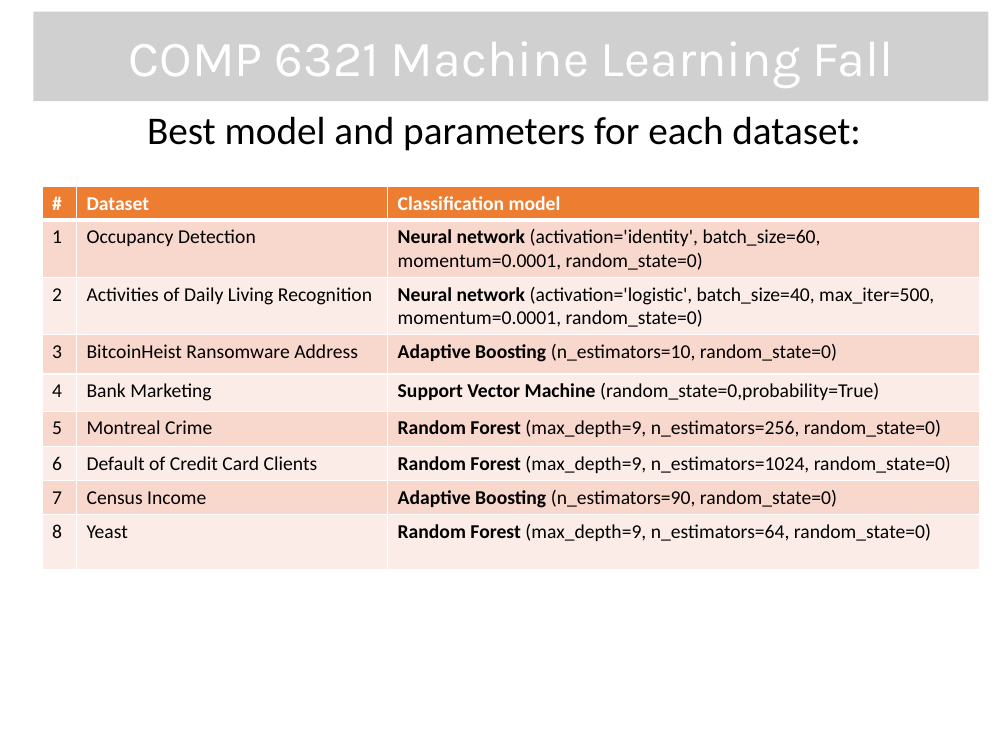
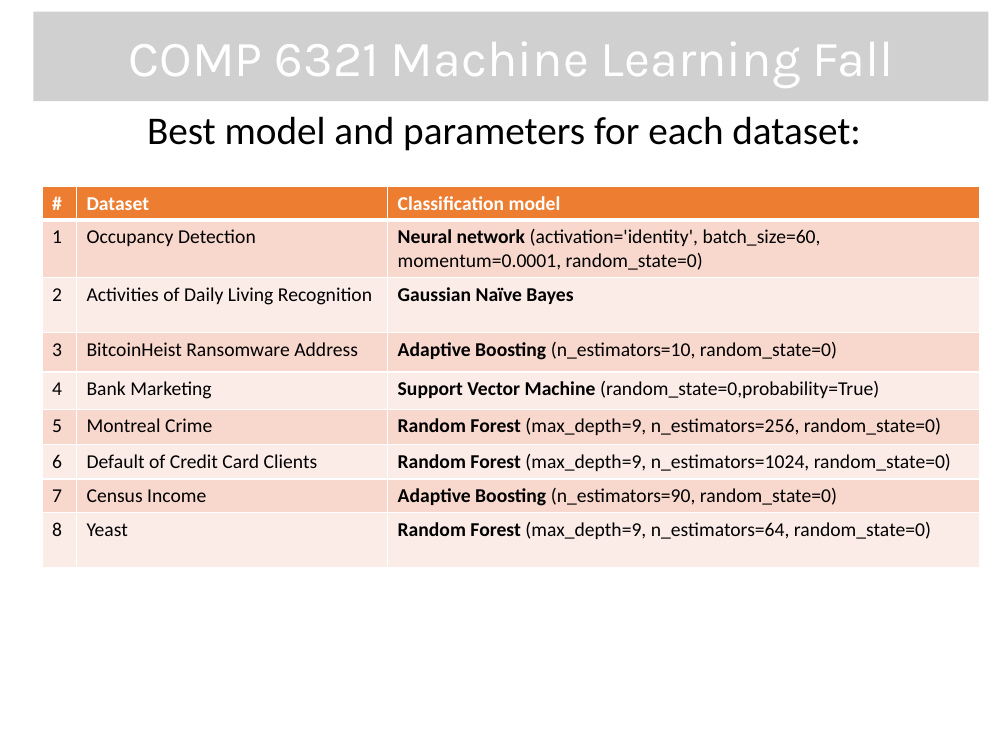
Before and after one commit to mdherdi/MachineLearning_ModelComparison, a slide deck: slide 7 of proposal/project.pptx. Drawn at 1008x756 pixels with LibreOffice and Linux fonts; fonts in the diff are those of the drawing; grey boxes stand for pictures; background and template pictures are left out. Boxes give left, top, right and bottom in pixels: in the first picture for what was removed or moved away, otherwise in the second. Text is boxed around its words. In the diff, an @@ line names an element or a change of style, - is before the commit and + after.

```diff
--- a/proposal/project.pptx
+++ b/proposal/project.pptx
@@ table at (x1=42, y1=186, x2=980, y2=568) @@
-row 3, column 3: Neural network (activation='logistic', batch_size=40, max_iter=500, momentum=0.0001, random_state=0)
+row 3, column 3: Gaussian Naïve Bayes
```
Also in this commit, not shown: 3 other slides changed.
